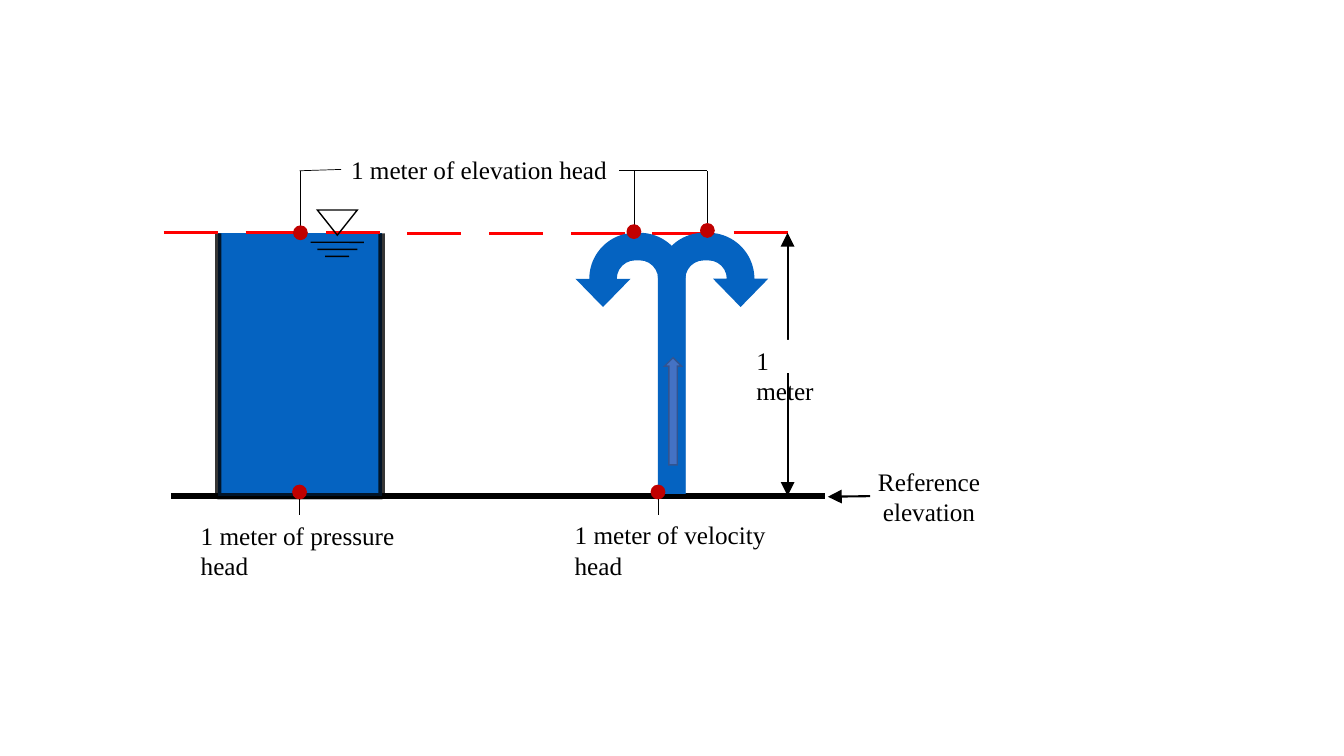
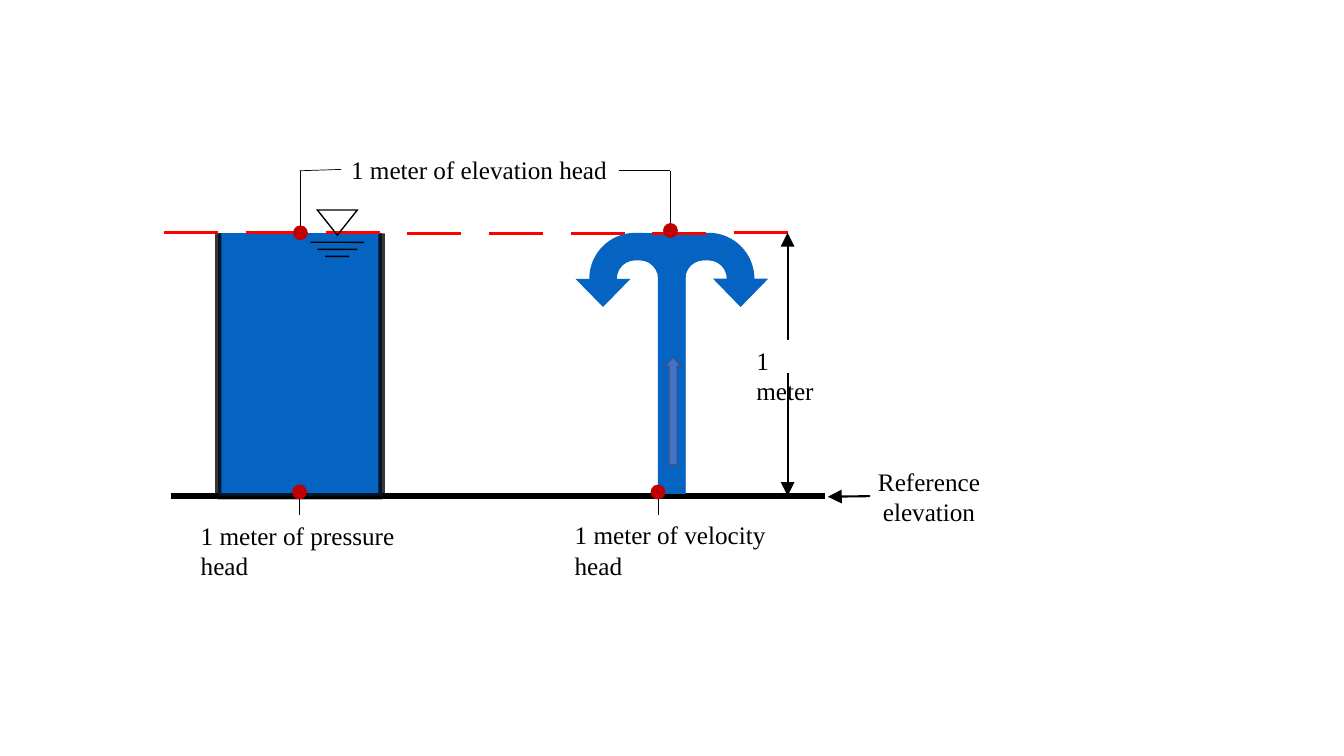
Before and after one commit to CEE-4540/python-tutorial-juandirection, a slide deck: slide 1 of AguaClara Water Treatment Plant Design/Cheat Sheets/Diagrams.pptx. Drawn at 1344x756 pixels with LibreOffice and Linux fonts; fonts in the diff are those of the drawing. Boxes give left, top, right and bottom in pixels: in the first picture for what was removed or moved away, otherwise in the second. Text is boxed around its words. In the diff, an @@ line names an element or a change of style, - is before the commit and + after.

```diff
--- a/AguaClara Water Treatment Plant Design/Cheat Sheets/Diagrams.pptx
+++ b/AguaClara Water Treatment Plant Design/Cheat Sheets/Diagrams.pptx
@@ line moved from (619, 170) - (708, 170) to (619, 170) - (670, 170) @@
@@ line removed from (634, 170) to (634, 233) @@
@@ line moved from (708, 170) - (708, 234) to (670, 170) - (670, 234) @@
@@ ellipse removed at (627,225,640,238) @@
@@ rectangle added at (640,234,706,249), fill #0563C1, outline #0563C1 1 pt @@
@@ ellipse: place and size @@
-ellipse at (701,224,714,237)
+ellipse at (664,224,678,237)
```
Also in this commit, not shown: 4 other files.
